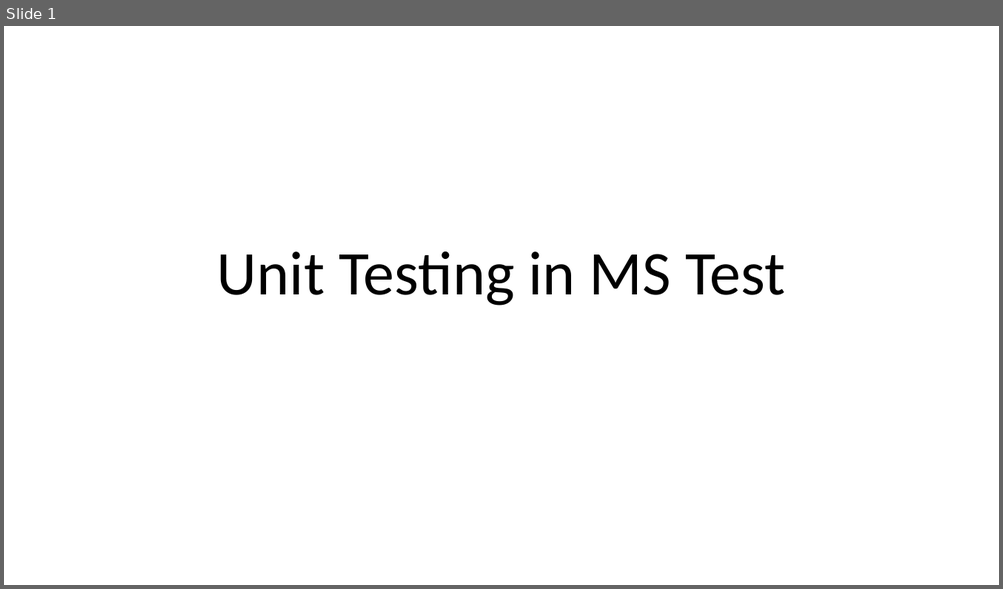
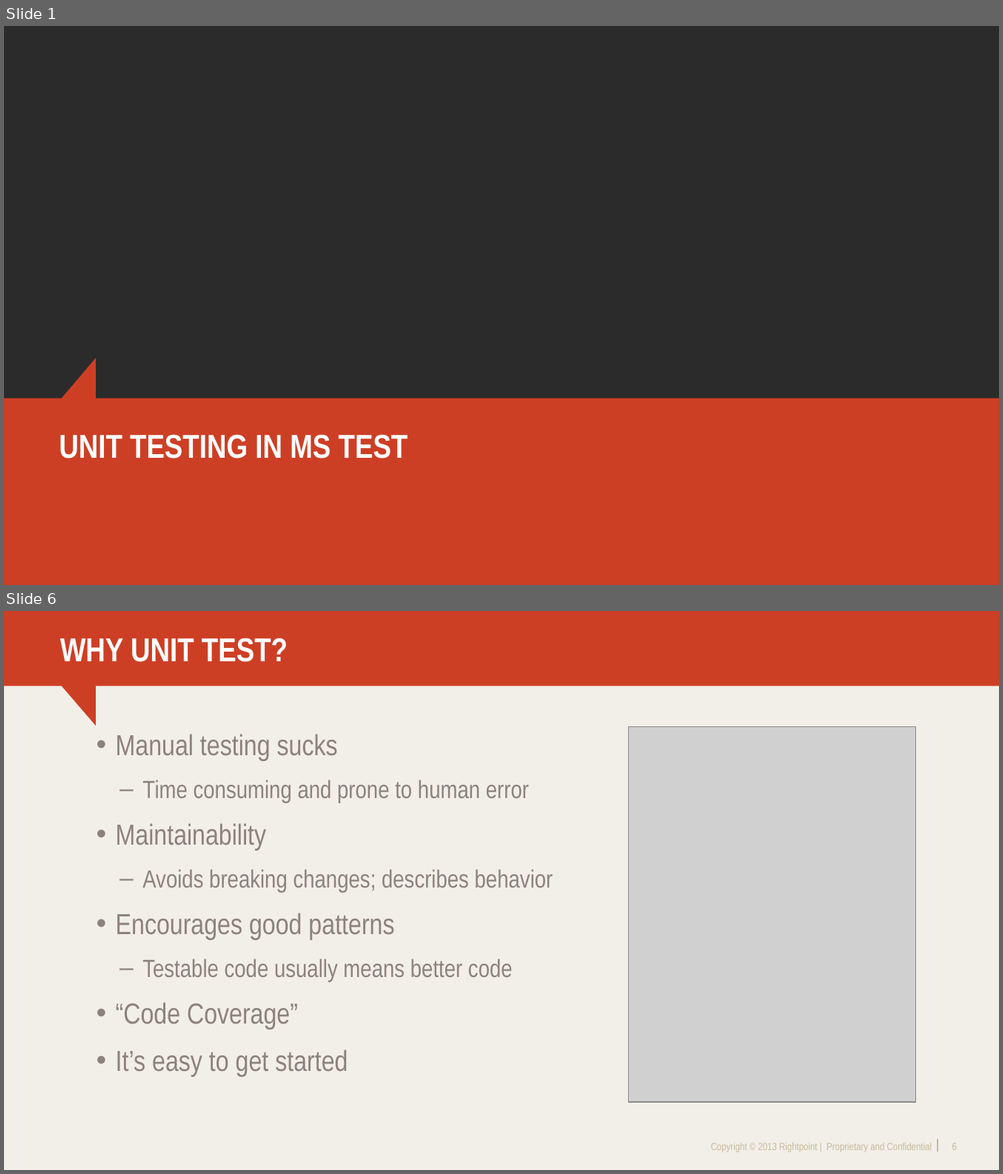
Before and after one commit to DrewNull/bff-unit-testing-in-mstest, a slide deck: BFF.UnitTestingInMSTest/BFF-UnitTestingInMSTest.pptx. Shown one above the other, each under a label of ours: slide 1 before the commit, slides 1 and 6 after it; the slides between them are not shown. The pictures are 1003x589 and 1003x1174 pixels, drawn with LibreOffice and Linux fonts; fonts in the diff are those of the drawing; grey boxes stand for pictures; background and template pictures are left out; a plain dark background stands for a picture behind light text. Boxes give left, top, right and bottom in pixels: in the first picture for what was removed or moved away, otherwise in the second. Text is boxed around its words. In the diff, an @@ line names an element or a change of style, - is before the commit and + after.

```diff
--- a/BFF.UnitTestingInMSTest/BFF-UnitTestingInMSTest.pptx
+++ b/BFF.UnitTestingInMSTest/BFF-UnitTestingInMSTest.pptx
@@ slide 6 added at <box>4,611,999,1170</box>, background #F2EFE8 @@
@@ freeform shape added at <box>4,611,999,726</box>, fill #CD3F25 @@
@@ title added at <box>60,638,287,662</box>, 32 pt, text #FFFFFF, bold @@
+WHY UNIT TEST?
@@ text added at <box>116,734,553,1076</box>, 24 pt, text #8D827A @@
+• Manual testing sucks
+  – Time consuming and prone to human error
+• Maintainability
+  – Avoids breaking changes; describes behavior
+• Encourages good patterns
+  – Testable code usually means better code
+• “Code Coverage”
+• It’s easy to get started
@@ picture added at <box>629,726,915,1102</box> @@
@@ text added at <box>711,1143,931,1153</box>, 10 pt, text #C7BA9C @@
+Copyright © 2013 Rightpoint | Proprietary and Confidential
@@ line added from (937, 1140) to (937, 1153), #C7BA9C 1 pt @@
@@ page number added at <box>952,1143,956,1150</box>, 10 pt, text #C7BA9C @@
+6
@@ slide 1 changed as well @@
@@ background #FFFFFF to picture (left out) @@
@@ freeform shape added at <box>4,358,999,585</box>, fill #CD3F25 @@
@@ title "UNIT TESTING IN MS TEST" at <box>59,434,408,459</box>: vertical alignment bottom to middle @@
@@ title at <box>59,434,408,459</box>: text changed; size 60 to 32 pt; font Calibri to Arial Narrow; text colour #000000 to #FFFFFF; bold on @@
-Unit Testing in MS Test
+UNIT TESTING IN MS TEST
```
Also in this commit, not shown: 10 other slides changed, 7 other slides added, 2 slides removed.
